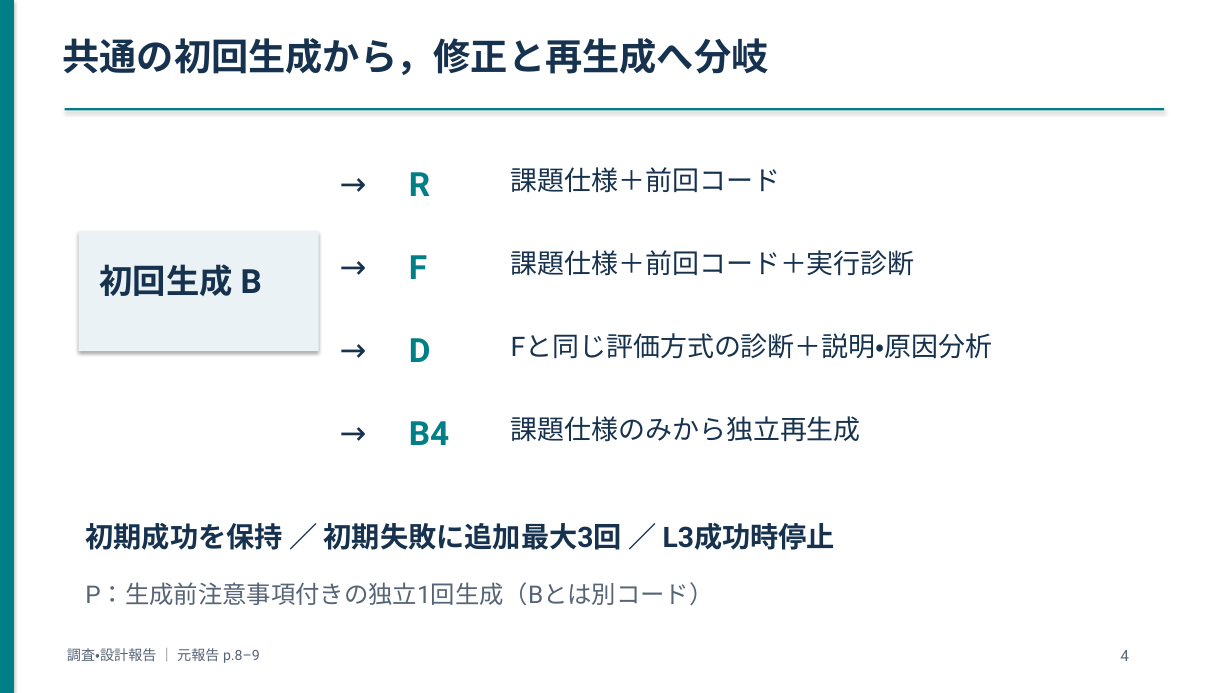
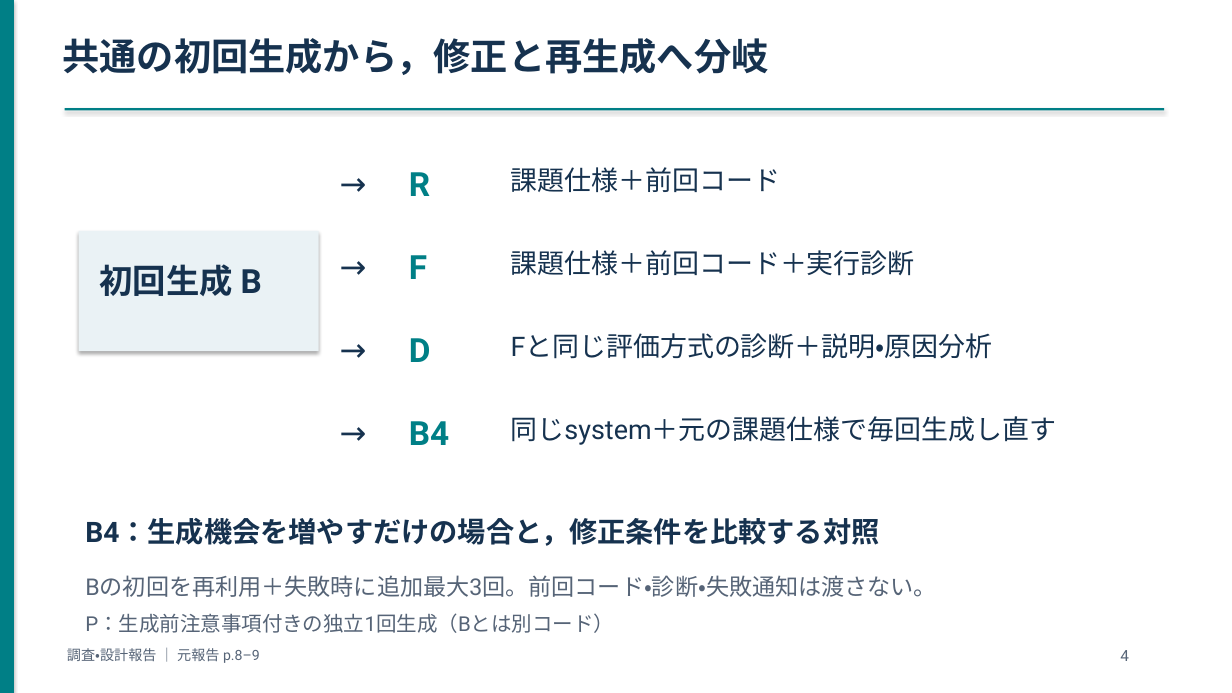
Before and after one commit to yuuma-ito/2026_ito_qLLM-ver3, a slide deck: slide 4 of docs/course_reports2026/slides/調査設計報告_スライド.pptx. Drawn at 1232x693 pixels with LibreOffice and Linux fonts; fonts in the diff are those of the drawing. Boxes give left, top, right and bottom in pixels: in the first picture for what was removed or moved away, otherwise in the second. Text is boxed around its words. In the diff, an @@ line names an element or a change of style, - is before the commit and + after.

Commit message:
docs: 授業用レポートとスライドのB4説明を補強
対照条件の目的、初回結果の再利用、追加最大3回の入力と停止手順、独立性と計算量の制約を明記した。Word・PowerPoint・PDFを再生成し、既存の表・図・結果数値の保持と本文・表示の整合を検証した。固定した複製元の検証と現行卒論との差分を区別した。

```diff
--- a/docs/course_reports2026/slides/調査設計報告_スライド.pptx
+++ b/docs/course_reports2026/slides/調査設計報告_スライド.pptx
@@ text at (511,416,1056,445): text changed @@
-課題仕様のみから独立再生成
+同じsystem＋元の課題仕様で毎回生成し直す
@@ text at (85,518,879,546): text changed @@
-初期成功を保持 ／ 初期失敗に追加最大3回 ／ L3成功時停止
+B4：生成機会を増やすだけの場合と，修正条件を比較する対照
@@ text added at (85,575,937,597), 18 pt, text #566477 @@
+Bの初回を再利用＋失敗時に追加最大3回。前回コード・診断・失敗通知は渡さない。
@@ text "P：生成前注意事項付きの独立1回生成（Bとは別コード）": place and size @@
-text "P：生成前注意事項付きの独立1回生成（Bとは別コード）" at (85,582,713,605)
+text "P：生成前注意事項付きの独立1回生成（Bとは別コード）" at (85,613,614,633)
@@ text "P：生成前注意事項付きの独立1回生成（Bとは別コード）" at (85,613,614,633): size 19 to 16 pt @@
```
Also in this commit, not shown: 22 other files.
